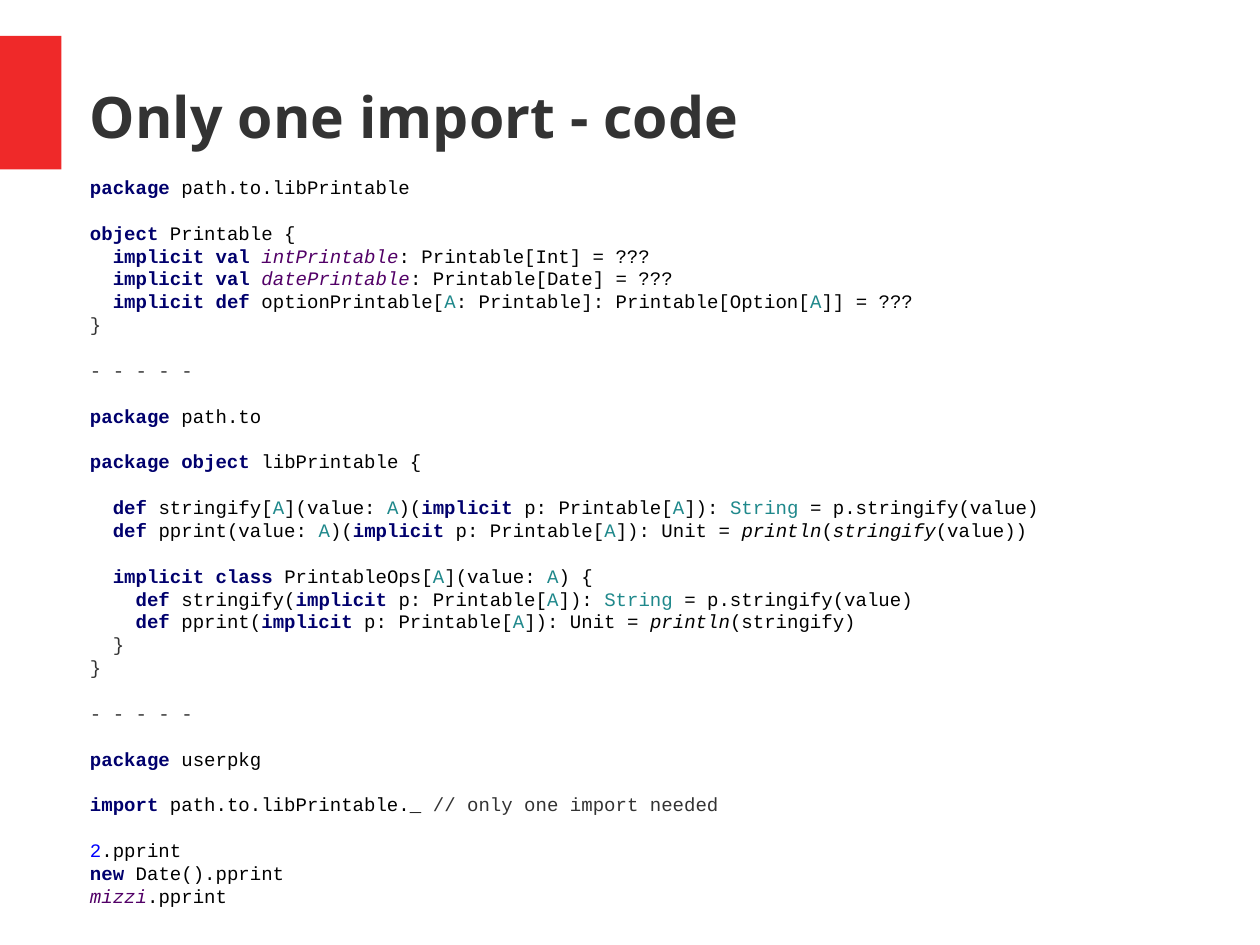
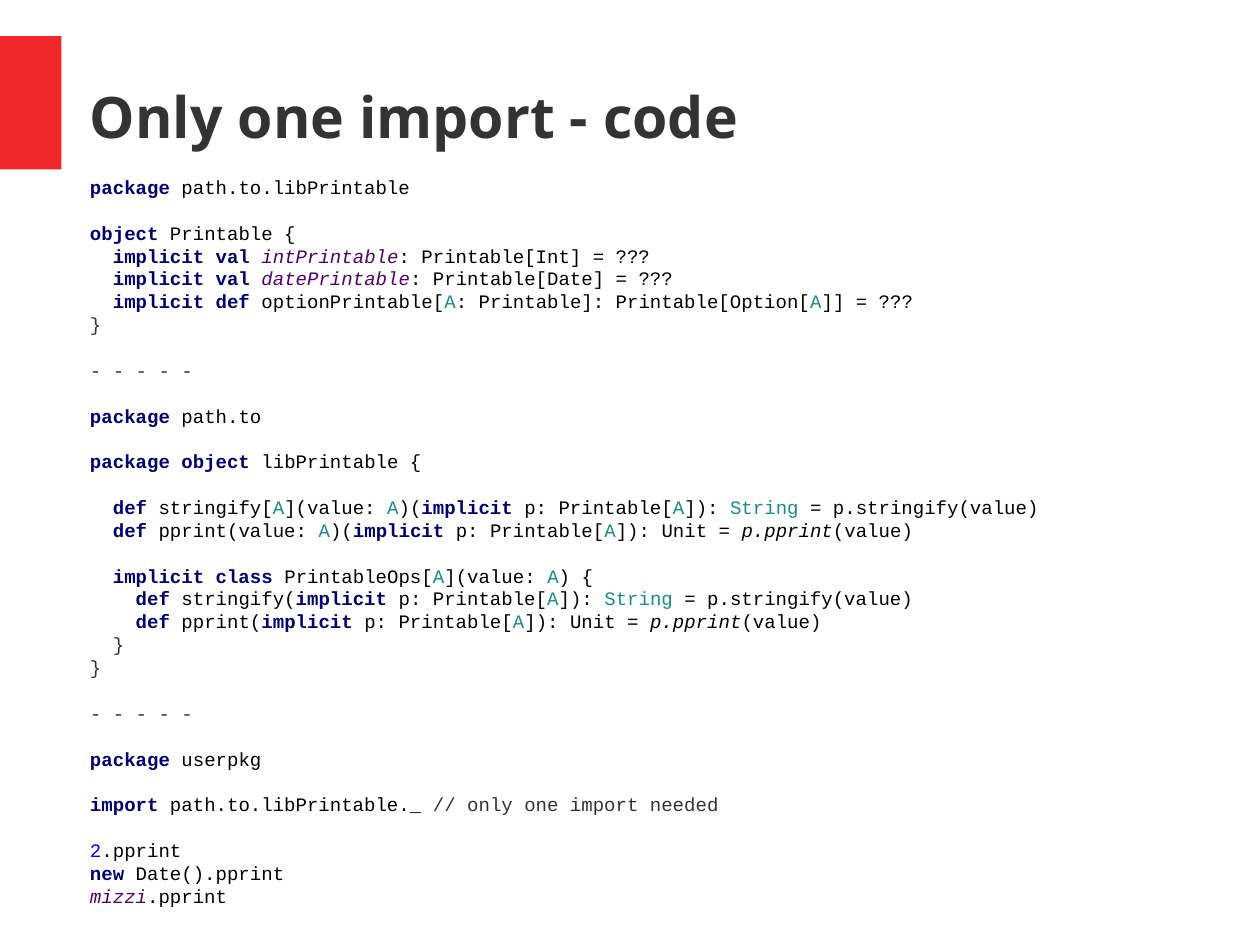
Before and after one commit to hermannhueck/typeclasses, a slide deck: slide 28 of Slides/TypeClasses.pptx. Drawn at 1260x945 pixels with LibreOffice and Linux fonts; fonts in the diff are those of the drawing. Boxes give left, top, right and bottom in pixels: in the first picture for what was removed or moved away, otherwise in the second. Text is boxed around its words. In the diff, an @@ line names an element or a change of style, - is before the commit and + after.

```diff
--- a/Slides/TypeClasses.pptx
+++ b/Slides/TypeClasses.pptx
@@ text at (x1=113, y1=524, x2=913, y2=541): text changed @@
-def pprint(value: A)(implicit p: Printable[A]): Unit = println(stringify(value))
+def pprint(value: A)(implicit p: Printable[A]): Unit = p.pprint(value)
@@ text at (x1=136, y1=615, x2=821, y2=632): text changed @@
-def pprint(implicit p: Printable[A]): Unit = println(stringify)
+def pprint(implicit p: Printable[A]): Unit = p.pprint(value)
```
Also in this commit, not shown: 12 other slides changed, 1 other file.
